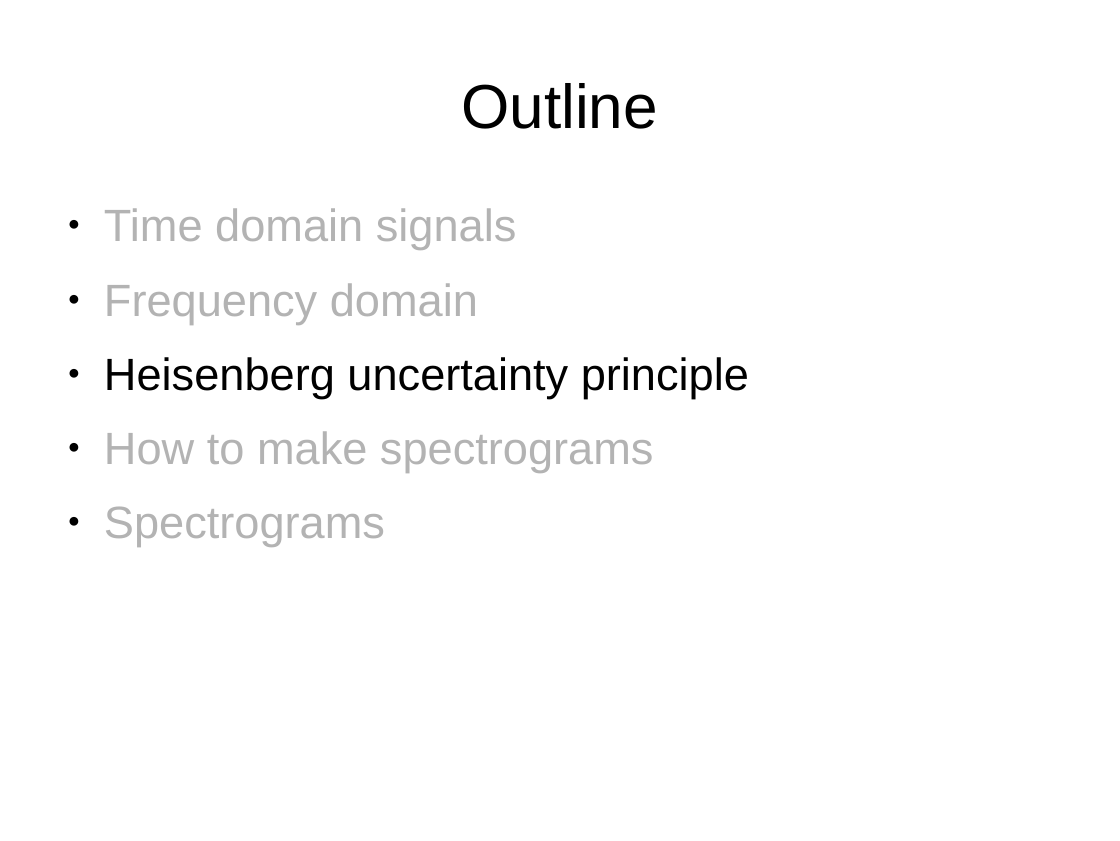
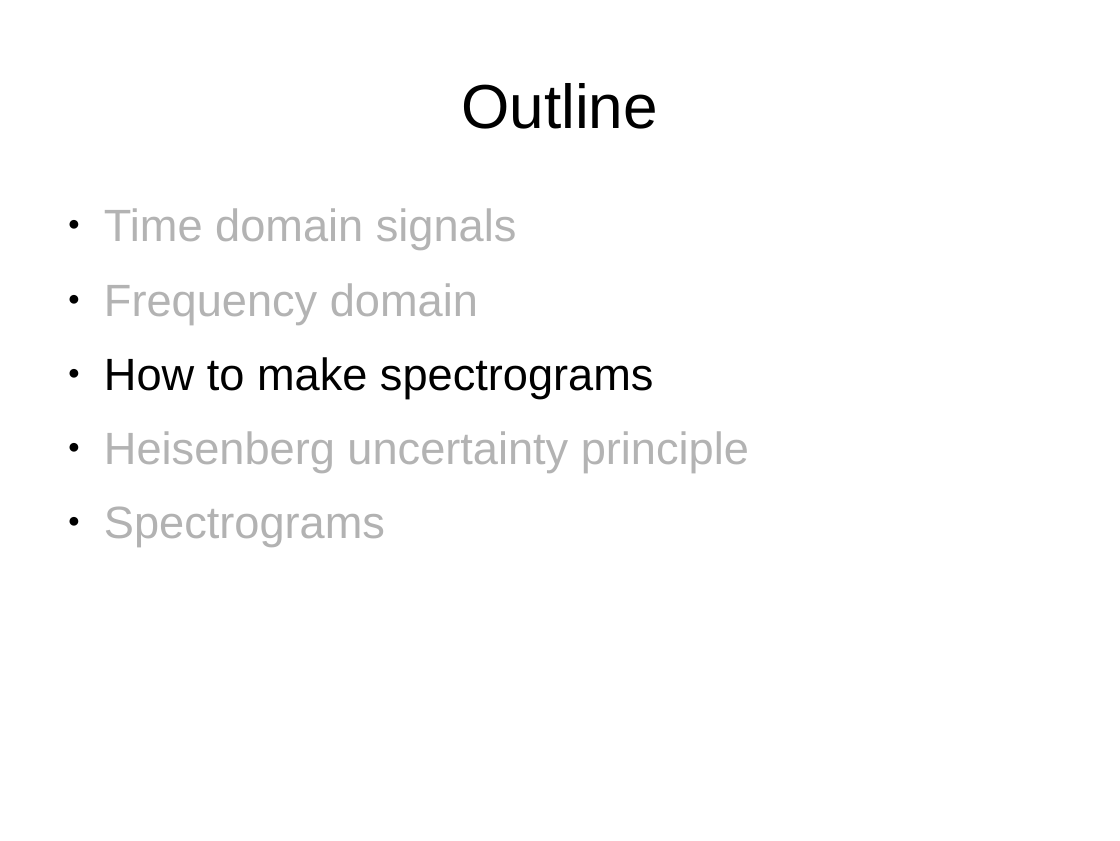
Before and after one commit to weegreenblobbie/sd_audio_hackers, a slide deck: slide 12 of spectrograms_explained/presentation_spectrograms_explained.odp. Drawn at 1120x841 pixels with LibreOffice and Linux fonts; fonts in the diff are those of the drawing. Boxes give left, top, right and bottom in pixels: in the first picture for what was removed or moved away, otherwise in the second. Text is boxed around its words. In the diff, an @@ line names an element or a change of style, - is before the commit and + after.

```diff
--- a/spectrograms_explained/presentation_spectrograms_explained.odp
+++ b/spectrograms_explained/presentation_spectrograms_explained.odp
@@ text at [104, 357, 654, 398]: paragraph added @@
+● How to make spectrograms
@@ text at [104, 431, 654, 473]: paragraph removed @@
-● How to make spectrograms
@@ text at [104, 431, 749, 547]: text colour #000000 to #B3B3B3 in "Heisenberg uncertainty principle"; text colour #B3B3B3 to #B2B2B2 in "Spectrograms" @@
```
Also in this commit, not shown: 11 other slides changed, 10 slides added, 2 other files.
